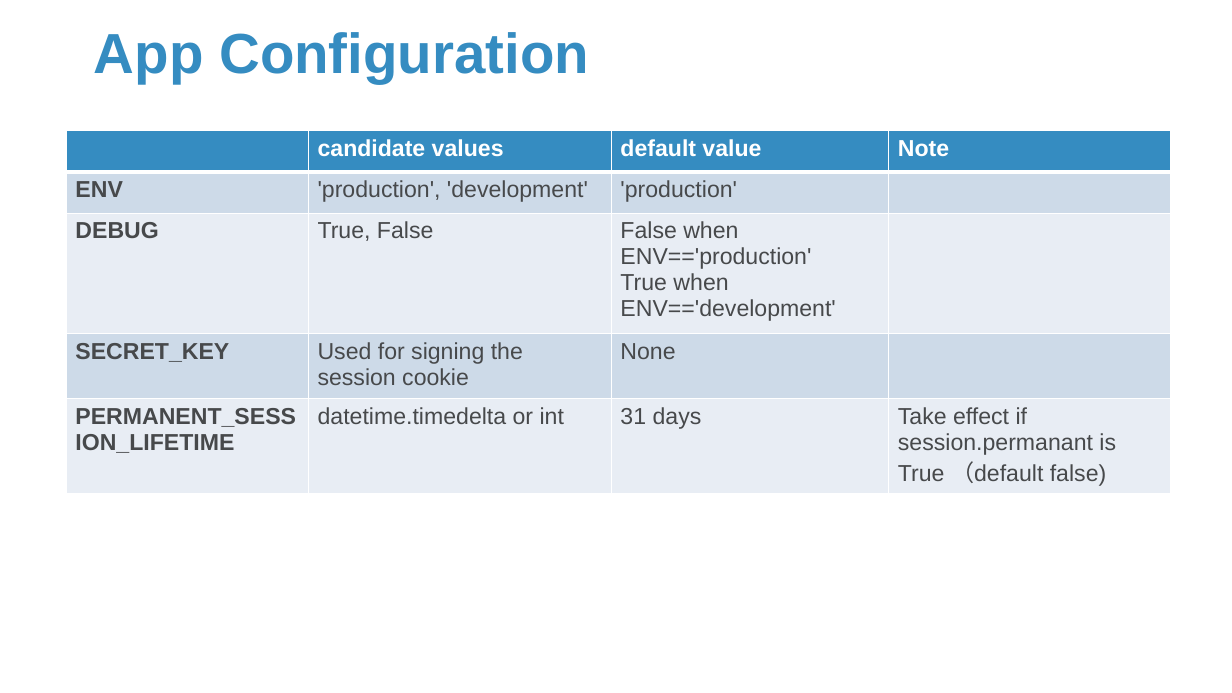
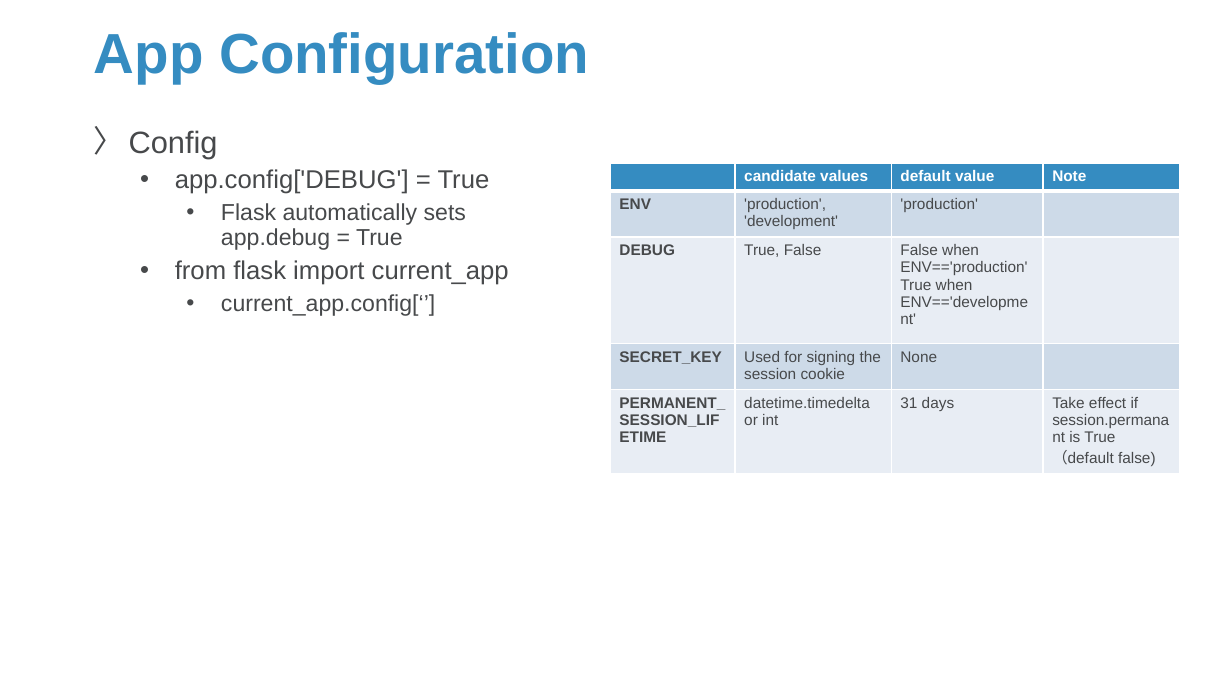
Before and after one commit to Sparks-Lu/TechNotes, a slide deck: slide 7 of Web/Flask-Notes.pptx (slide 4 before the commit). Drawn at 1232x693 pixels with LibreOffice and Linux fonts; fonts in the diff are those of the drawing; background and template pictures are left out. Boxes give left, top, right and bottom in pixels: in the first picture for what was removed or moved away, otherwise in the second. Text is boxed around its words. In the diff, an @@ line names an element or a change of style, - is before the commit and + after.

```diff
--- a/Web/Flask-Notes.pptx
+++ b/Web/Flask-Notes.pptx
@@ text added at [129,130,509,316], 18 pt, text #47494B @@
+〉 Config
+  • app.config['DEBUG'] = True
+    • Flask automatically sets app.debug = True
+  • from flask import current_app
+    • current_app.config[‘’]
@@ table at [610,164,1178,473] @@
@@ size 18 to 12 pt @@
@@ table: place and size @@
-table at [67,131,1171,492]
+table at [610,164,1178,473]
```
Also in this commit, not shown: 10 other slides changed, 12 slides added, 4 slides removed, 16 other files.
